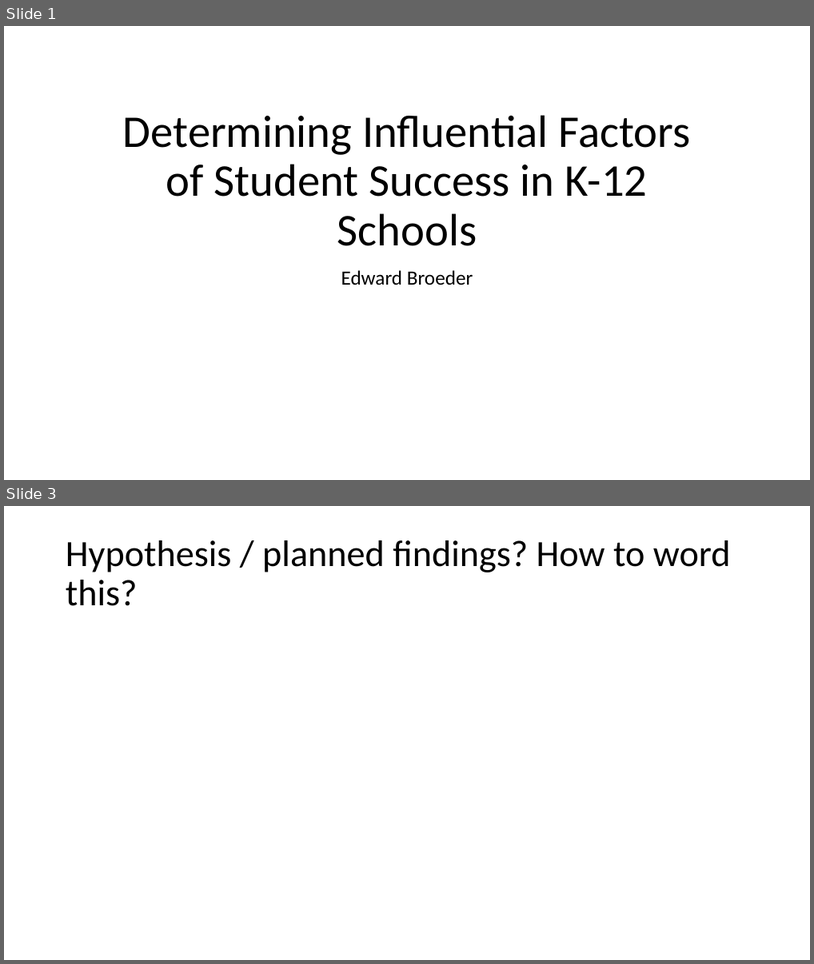
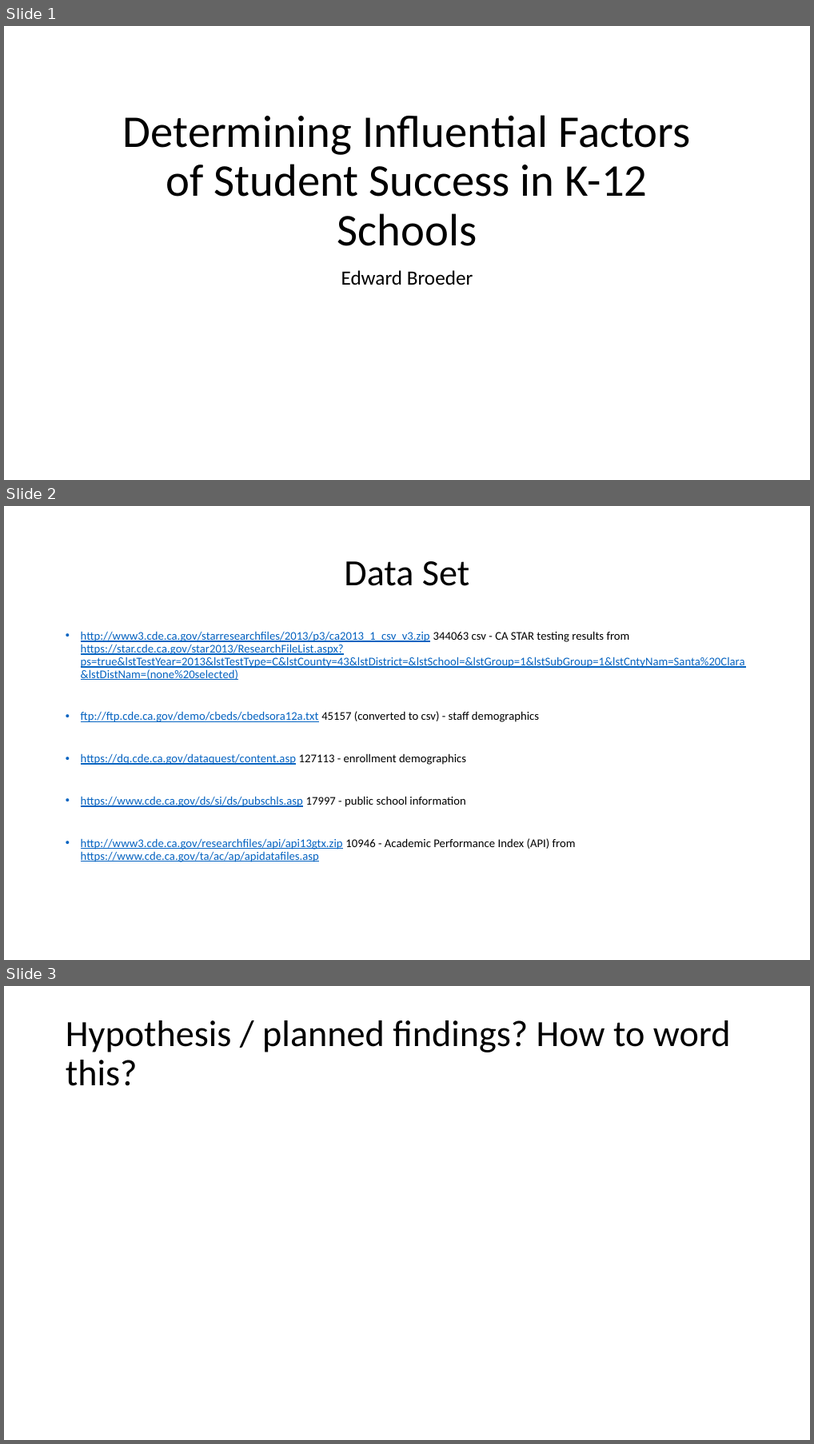
Before and after one commit to eddiebroeder/CS185C_Project, a slide deck: Determining Influential Factors of Student Success.pptx. Shown one above the other, each under a label of ours: slides 1 and 3 before the commit, slides 1, 2 and 3 after it; the slides between them are not shown. The pictures are 814x964 and 814x1444 pixels, drawn with LibreOffice and Linux fonts; fonts in the diff are those of the drawing. Boxes give left, top, right and bottom in pixels: in the first picture for what was removed or moved away, otherwise in the second. Text is boxed around its words. In the diff, an @@ line names an element or a change of style, - is before the commit and + after.

```diff
--- a/Determining Influential Factors of Student Success.pptx
+++ b/Determining Influential Factors of Student Success.pptx
@@ slide 2 added at (4, 506, 810, 960), background #FFFFFF @@
@@ title added at (344, 561, 470, 586), 44 pt, text #000000 @@
+Data Set
@@ text added at (81, 631, 746, 862), 14 pt, text #0563C1, underline @@
+• http://www3.cde.ca.gov/starresearchfiles/2013/p3/ca2013_1_csv_v3.zip 344063 csv - CA STAR testing results from https://star.cde.ca.gov/star2013/ResearchFileList.aspx?ps=true&lstTestYear=2013&lstTestType=C&lstCounty=43&lstDistrict=&lstSchool=&lstGroup=1&lstSubGroup=1&lstCntyNam=Santa%20Clara&lstDistNam=(none%20selected)
+• ftp://ftp.cde.ca.gov/demo/cbeds/cbedsora12a.txt 45157 (converted to csv) - staff demographics
+• https://dq.cde.ca.gov/dataquest/content.asp 127113 - enrollment demographics
+• https://www.cde.ca.gov/ds/si/ds/pubschls.asp 17997 - public school information
+• http://www3.cde.ca.gov/researchfiles/api/api13gtx.zip 10946 - Academic Performance Index (API) from https://www.cde.ca.gov/ta/ac/ap/apidatafiles.asp
```
Also in this commit, not shown: 1 slide removed, 14 other files.
